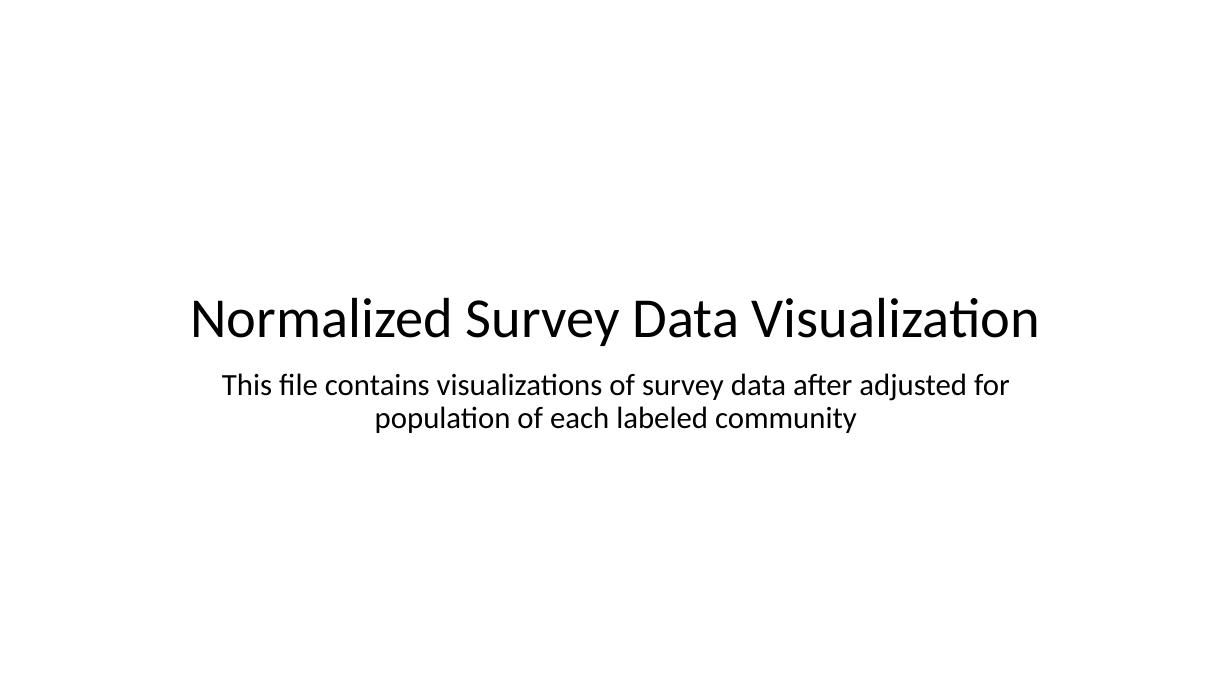
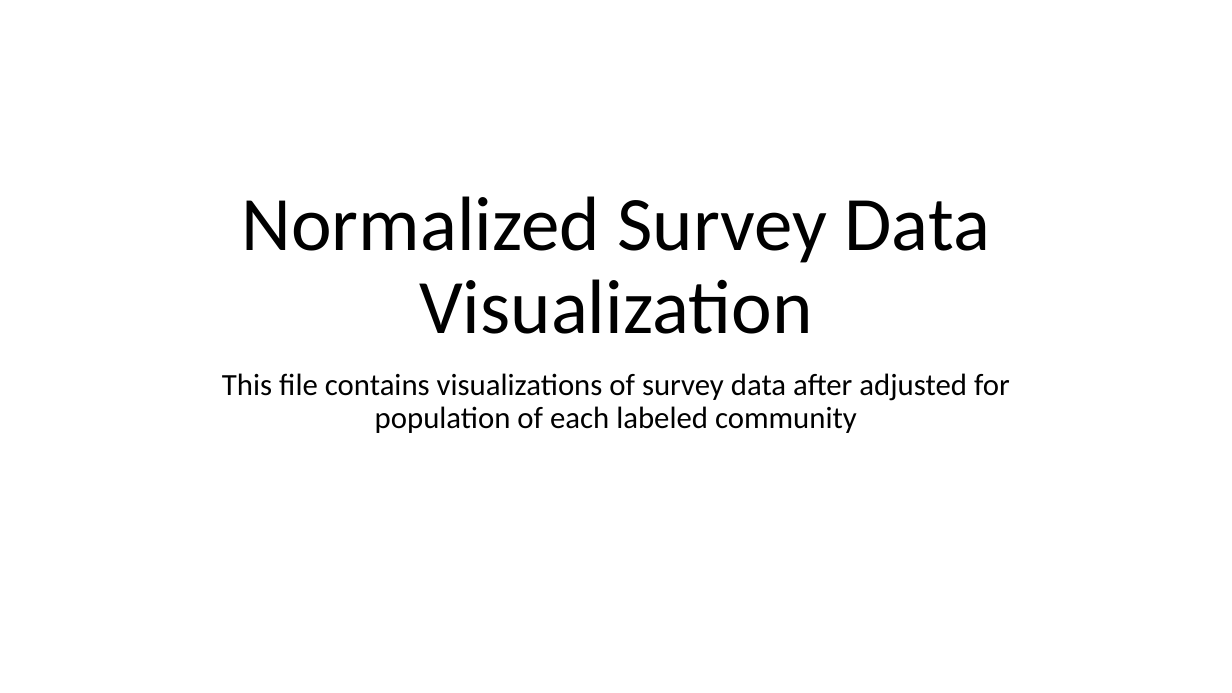
Before and after one commit to claireZHL/CCE-Data-Analysis, a slide deck: slide 1 of Step 4 - Survey Data Normalization/Normalized Survey Data Visualization/Normalized Survey Data Visualization.pptx. Drawn at 1232x693 pixels with LibreOffice and Linux fonts; fonts in the diff are those of the drawing. Boxes give left, top, right and bottom in pixels: in the first picture for what was removed or moved away, otherwise in the second. Text is boxed around its words. In the diff, an @@ line names an element or a change of style, - is before the commit and + after.

```diff
--- a/Step 4 - Survey Data Normalization/Normalized Survey Data Visualization/Normalized Survey Data Visualization.pptx
+++ b/Step 4 - Survey Data Normalization/Normalized Survey Data Visualization/Normalized Survey Data Visualization.pptx
@@ title "Normalized Survey Data Visualization" at [242,196,990,334]: size 44 to 60 pt @@
```
Also in this commit, not shown: 9 slides added, 8 slides removed, 10 other files.
